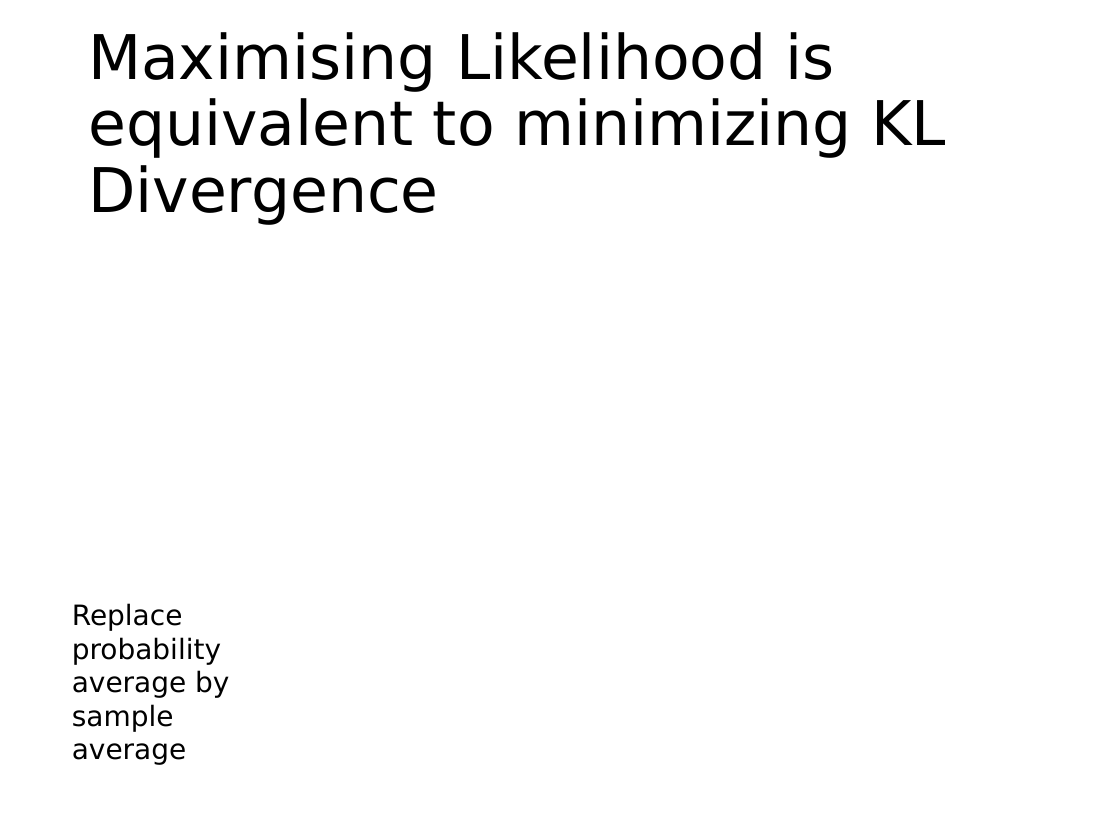
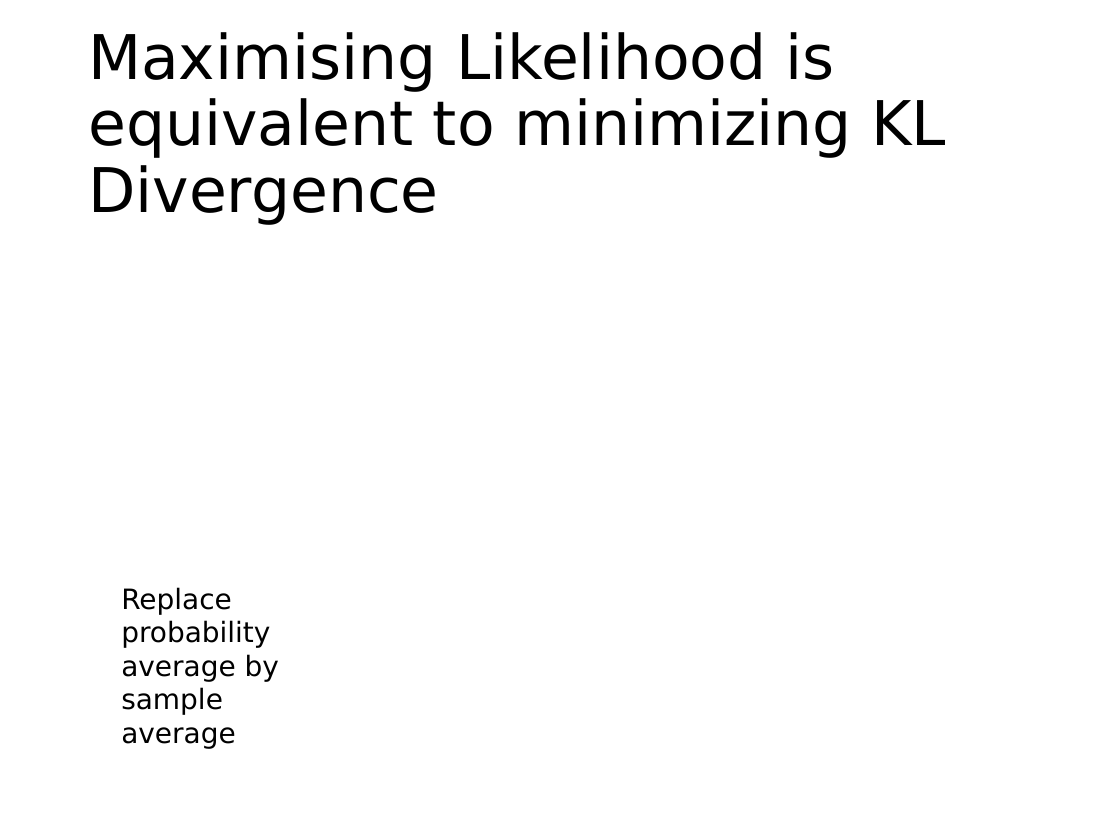
Before and after one commit to phywjs/phywjs.github.io, a slide deck: slide 12 of AIS5103/ML-slide-11.pptx. Drawn at 1120x840 pixels with LibreOffice and Linux fonts; fonts in the diff are those of the drawing; grey boxes stand for pictures. Boxes give left, top, right and bottom in pixels: in the first picture for what was removed or moved away, otherwise in the second. Text is boxed around its words. In the diff, an @@ line names an element or a change of style, - is before the commit and + after.

```diff
--- a/AIS5103/ML-slide-11.pptx
+++ b/AIS5103/ML-slide-11.pptx
@@ text "Replace probability average by sample ..." moved from (x1=72, y1=603, x2=229, y2=765) to (x1=121, y1=587, x2=279, y2=749) @@
```
Also in this commit, not shown: 6 other slides changed, 1 slide added, 3 other files.
